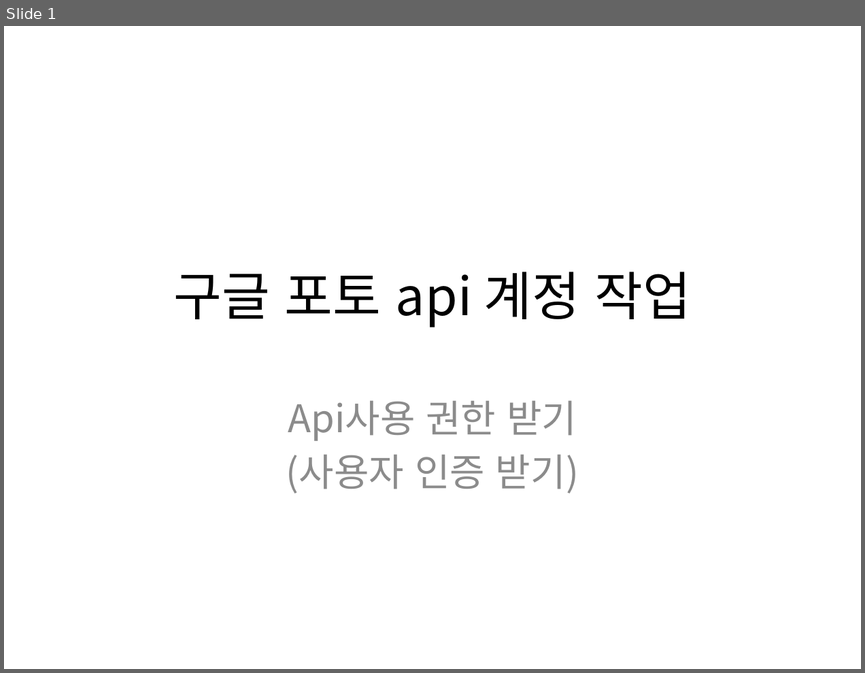
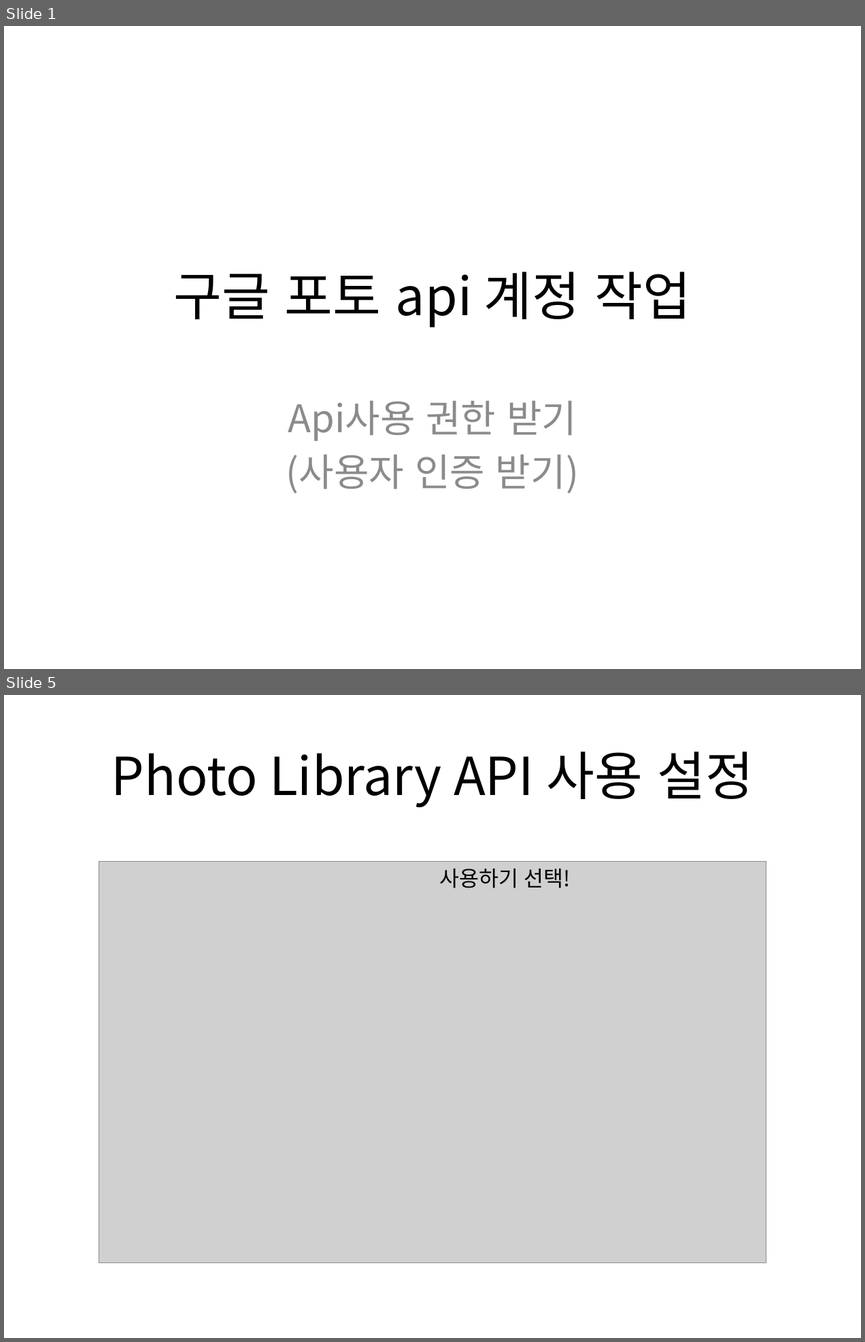
Before and after one commit to zzingyuna/test_site.github.io, a slide deck: image/get_google_api_account.pptx. Shown one above the other, each under a label of ours: slide 1 before the commit, slides 1 and 5 after it; the slides between them are not shown. The pictures are 865x673 and 865x1342 pixels, drawn with LibreOffice and Linux fonts; fonts in the diff are those of the drawing; grey boxes stand for pictures. Boxes give left, top, right and bottom in pixels: in the first picture for what was removed or moved away, otherwise in the second. Text is boxed around its words. In the diff, an @@ line names an element or a change of style, - is before the commit and + after.

```diff
--- a/image/get_google_api_account.pptx
+++ b/image/get_google_api_account.pptx
@@ slide 5 added at (4, 695, 861, 1338), background #FFFFFF @@
@@ title added at (111, 751, 753, 807), 44 pt, text #000000 @@
+Photo Library API 사용 설정
@@ picture added at (99, 861, 766, 1263) @@
@@ text added at (439, 868, 570, 888), 18 pt, text #000000 @@
+사용하기 선택!
```
Also in this commit, not shown: 1 slide changed, 11 other slides added, 5 slides removed.
